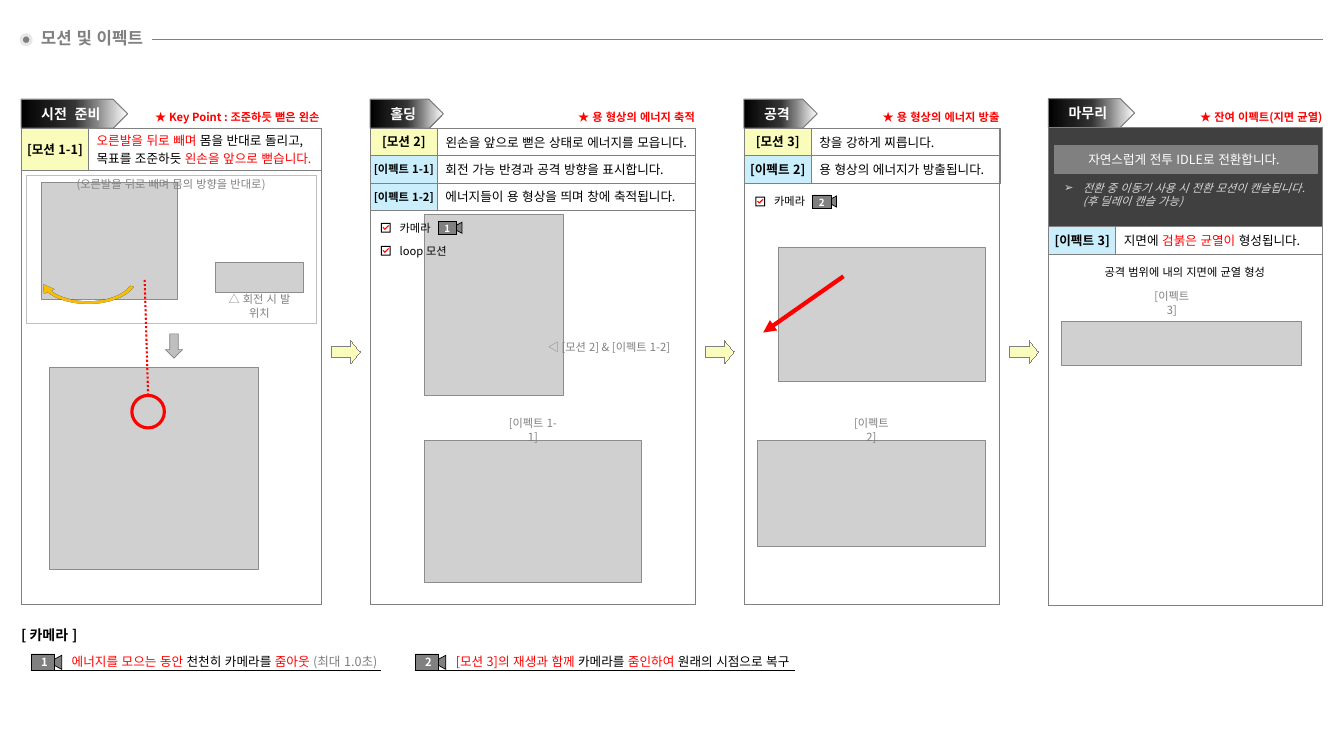
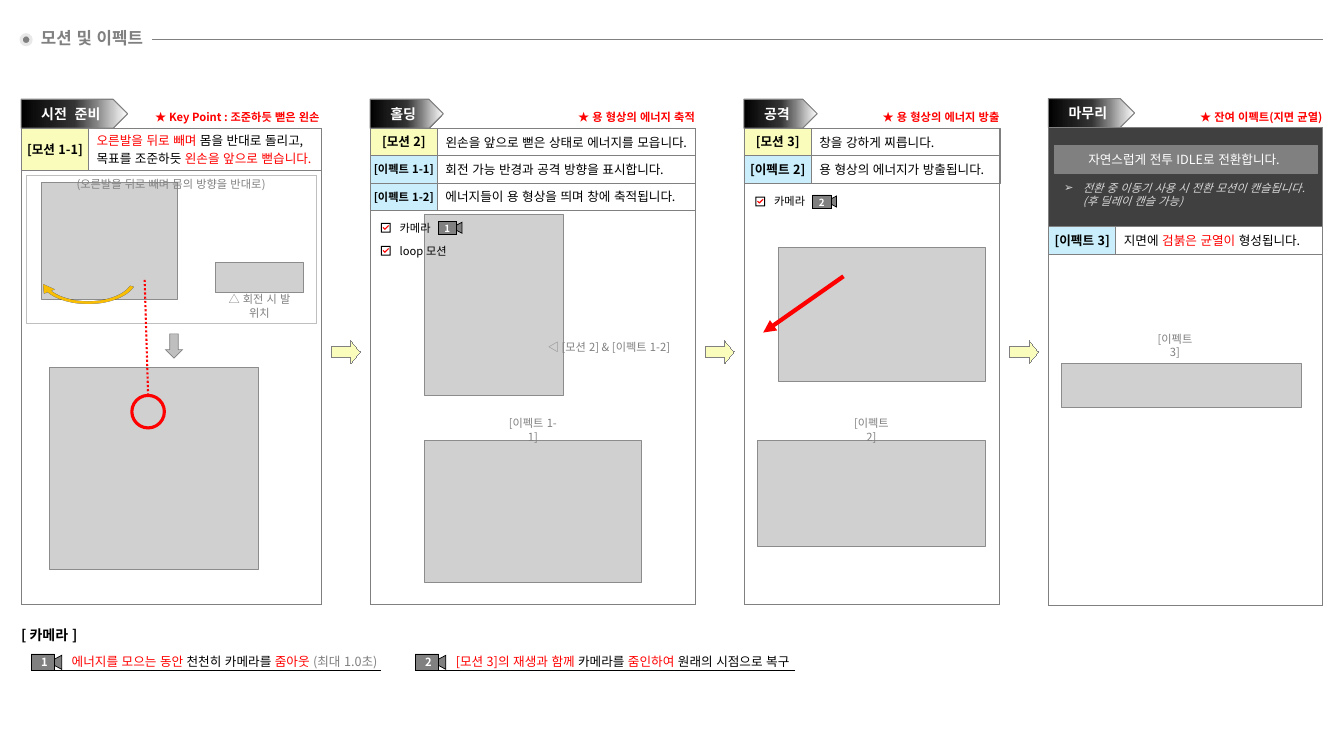
Before and after one commit to hjs0913/GameDesign, a slide deck: slide 3 of 로스트아크/창술사 역기획/스킬/[집중 스킬] 적룡포.pptx. Drawn at 1344x756 pixels with LibreOffice and Linux fonts; fonts in the diff are those of the drawing; grey boxes stand for pictures. Boxes give left, top, right and bottom in pixels: in the first picture for what was removed or moved away, otherwise in the second. Text is boxed around its words. In the diff, an @@ line names an element or a change of style, - is before the commit and + after.

```diff
--- a/로스트아크/창술사 역기획/스킬/[집중 스킬] 적룡포.pptx
+++ b/로스트아크/창술사 역기획/스킬/[집중 스킬] 적룡포.pptx
@@ text removed at (1105,266,1265,277) @@
-공격 범위에 내의 지면에 균열 형성
@@ text "[이펙트 3]": place and size @@
-text "[이펙트 3]" at (1154,291,1189,316)
+text "[이펙트 3]" at (1158,334,1193,358)
@@ picture: place and size @@
-picture at (1062,322,1302,366)
+picture at (1062,364,1302,408)
```
Also in this commit, not shown: 3 other slides changed, 5 other files.
